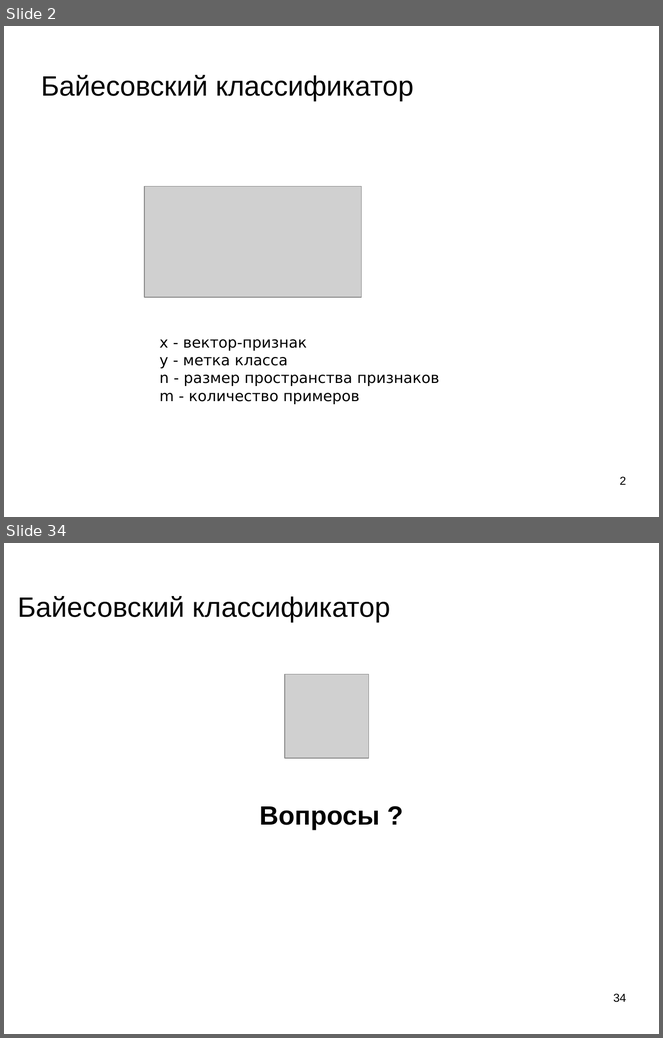
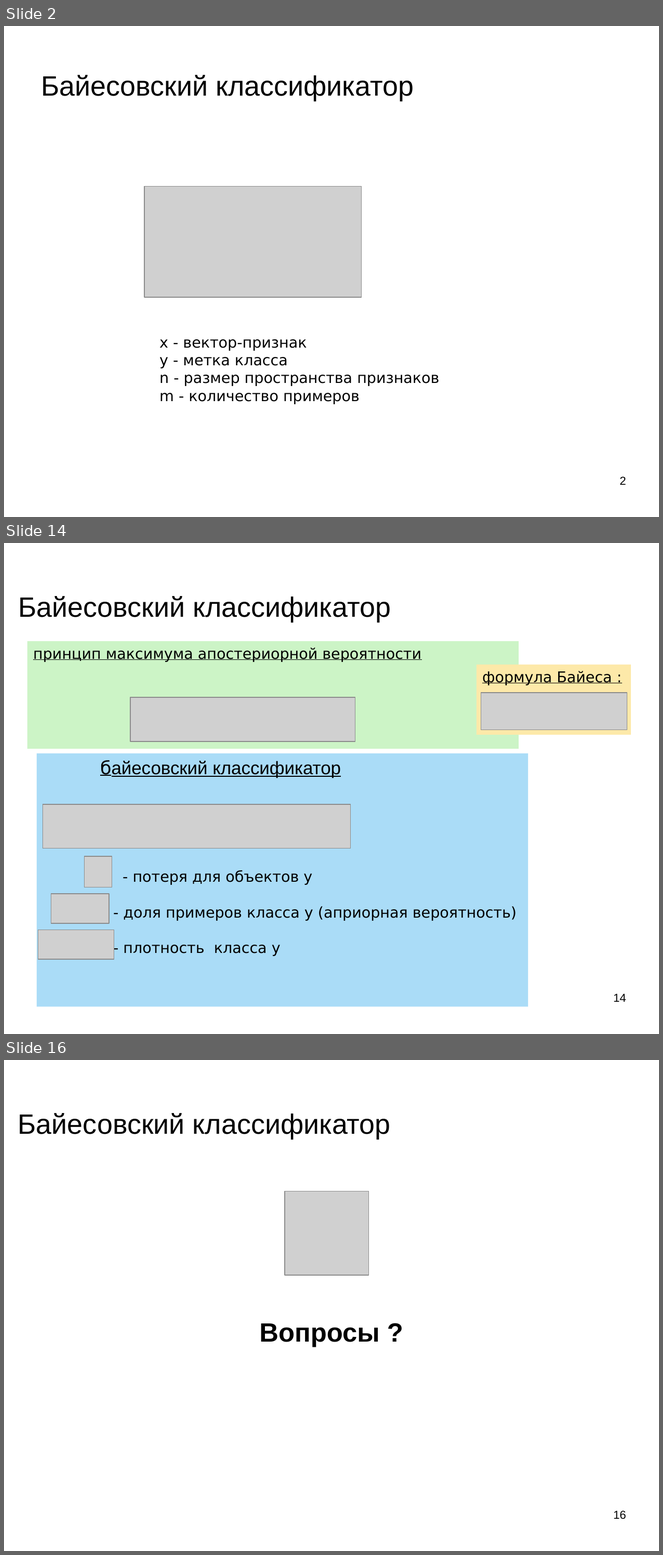
Before and after one commit to mechanoid5/ml_lectorium_legacy, a slide deck: 09-bayes.odp. Shown one above the other, each under a label of ours: slides 2 and 34 before the commit, slides 2, 14 and 16 after it; the slides between them are not shown. The pictures are 663x1038 and 663x1555 pixels, drawn with LibreOffice and Linux fonts; fonts in the diff are those of the drawing; grey boxes stand for pictures; background and template pictures are left out. Boxes give left, top, right and bottom in pixels: in the first picture for what was removed or moved away, otherwise in the second. Text is boxed around its words. In the diff, an @@ line names an element or a change of style, - is before the commit and + after.

```diff
--- a/09-bayes.odp
+++ b/09-bayes.odp
@@ slide 14 added at <box>4,543,659,1034</box>, background picture (left out) @@
@@ title added at <box>18,596,391,622</box>, 33.9 pt, text #000000 @@
+Байесовский классификатор
@@ rectangle added at <box>27,641,519,749</box>, fill #CCF4C6, 18 pt, text #000000, underline @@
+принцип максимума апостериорной вероятности
@@ rectangle added at <box>477,665,631,735</box>, fill #FDE9A9, 18 pt, text #000000, underline @@
+формула Байеса :
@@ picture added at <box>131,697,356,742</box> @@
@@ picture added at <box>481,693,627,730</box> @@
@@ rectangle added at <box>37,754,528,1007</box>, fill #AADCF7, 18 pt, text #000000 @@
+байесовский классификатор
+- потеря для объектов y
+- доля примеров класса y (априорная вероятность)
+- плотность класса y
@@ picture added at <box>42,805,351,849</box> @@
@@ picture added at <box>84,857,112,888</box> @@
@@ picture added at <box>51,895,109,924</box> @@
@@ picture added at <box>38,930,114,960</box> @@
@@ page number added at <box>613,994,626,1002</box>, 14 pt, text #000000 @@
+14
@@ what was slide 34 is now slide 16 @@
@@ page number at <box>613,1511,626,1520</box>: text changed @@
-34
+16
```
Also in this commit, not shown: 8 slides changed, 4 other slides added, 23 slides removed, 2 other files.
